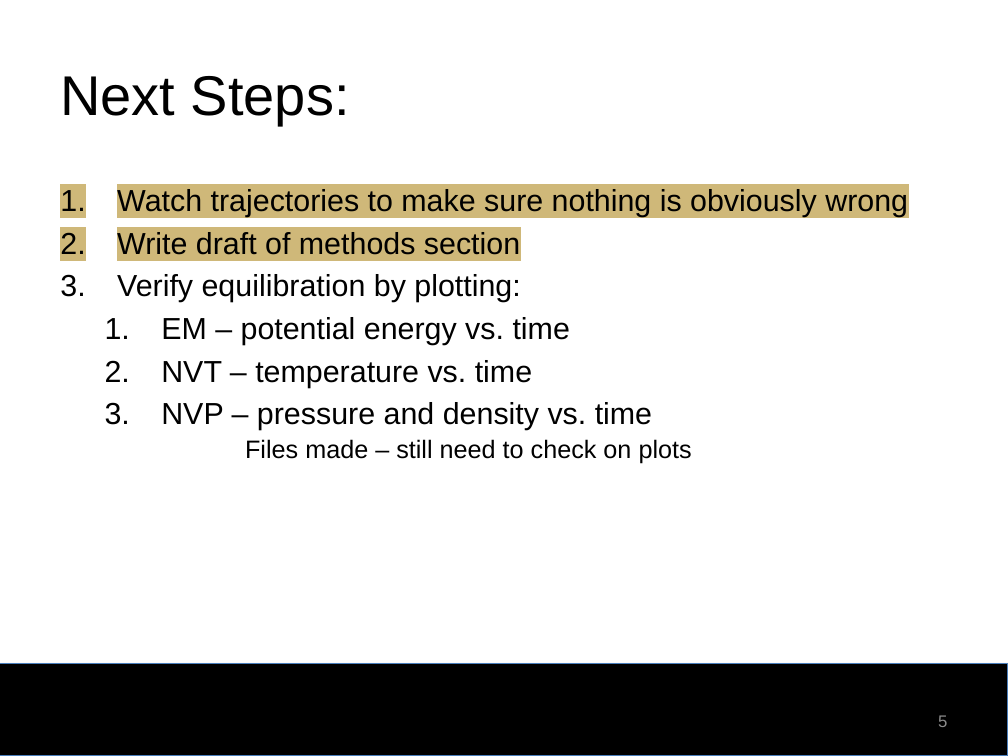
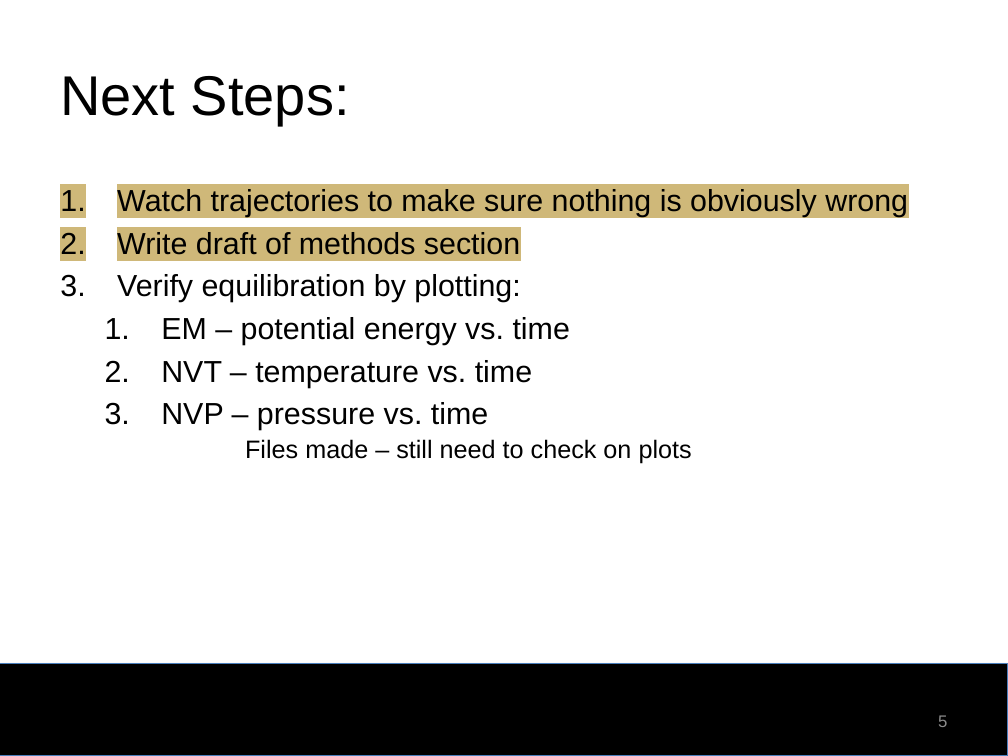
Before and after one commit to emilyrrhodes/labpresentations, a slide deck: slide 5 of 2021.02.26_OneOnOneUpdates.pptx. Drawn at 1008x756 pixels with LibreOffice and Linux fonts; fonts in the diff are those of the drawing; background and template pictures are left out. Boxes give left, top, right and bottom in pixels: in the first picture for what was removed or moved away, otherwise in the second. Text is boxed around its words. In the diff, an @@ line names an element or a change of style, - is before the commit and + after.

```diff
--- a/2021.02.26_OneOnOneUpdates.pptx
+++ b/2021.02.26_OneOnOneUpdates.pptx
@@ text at bbox=[161, 402, 488, 430]: text changed @@
-  3. NVP – pressure and density vs. time
+  3. NVP – pressure vs. time
```
Also in this commit, not shown: 2 other slides changed, 1 other file.
